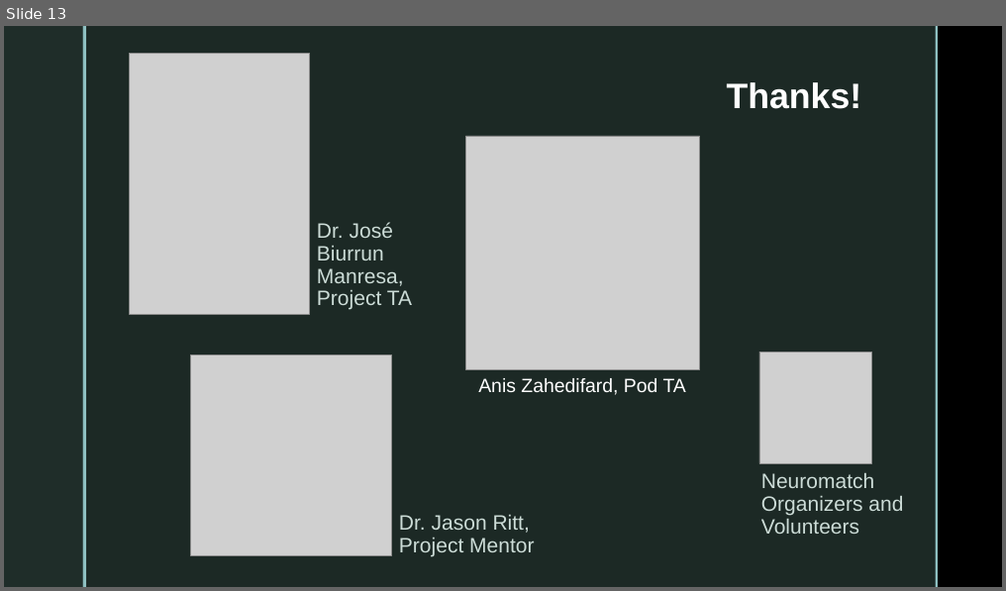
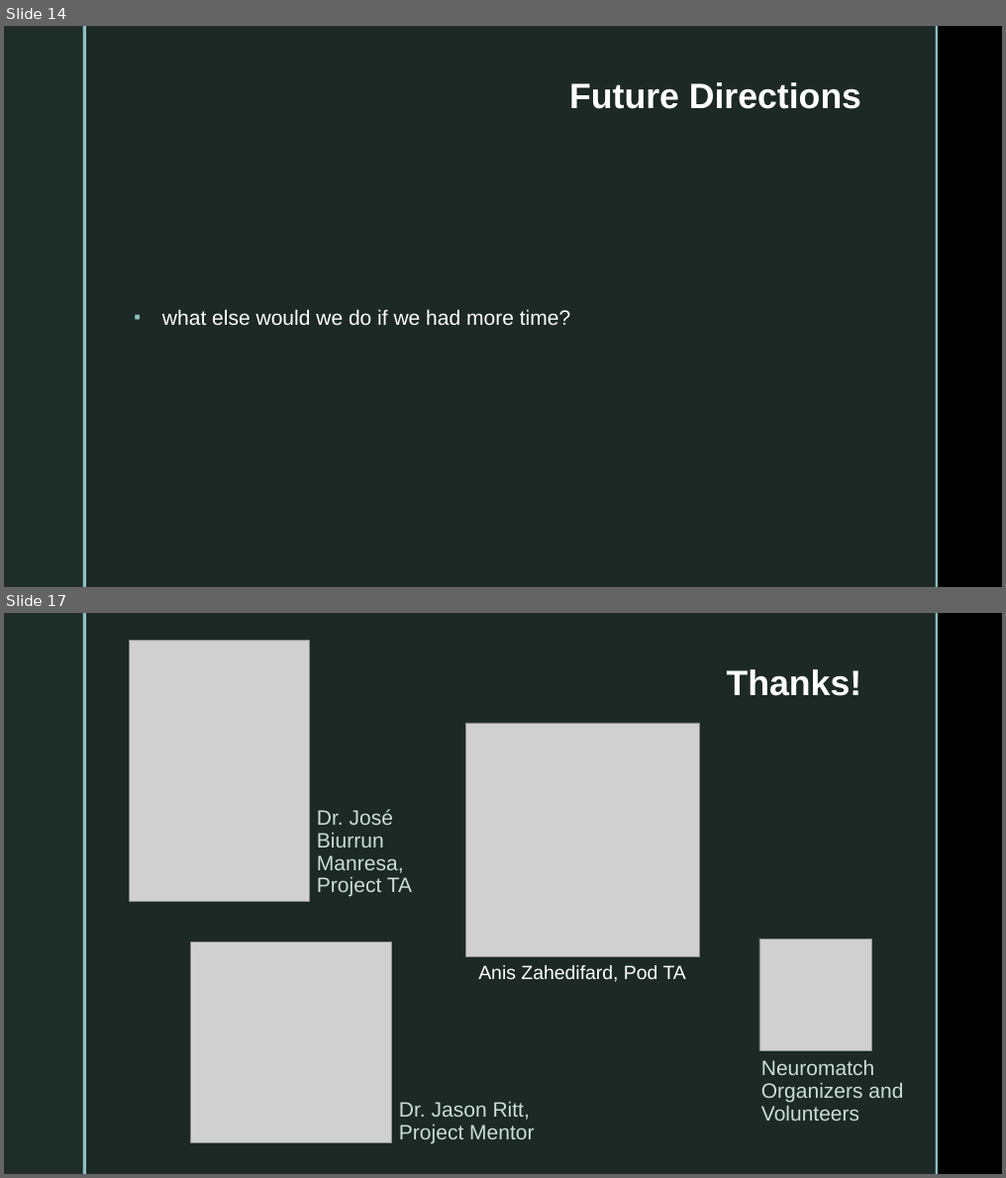
Before and after one commit to jessb0t/motorImagery, a slide deck: presentation.pptx. Shown one above the other, each under a label of ours: slide 13 before the commit, slides 14 and 17 after it; the slides between them are not shown. The pictures are 1006x591 and 1006x1178 pixels, drawn with LibreOffice and Linux fonts; fonts in the diff are those of the drawing; grey boxes stand for pictures; background and template pictures are left out. Boxes give left, top, right and bottom in pixels: in the first picture for what was removed or moved away, otherwise in the second. Text is boxed around its words. In the diff, an @@ line names an element or a change of style, - is before the commit and + after.

```diff
--- a/presentation.pptx
+++ b/presentation.pptx
@@ slide 14 added at [4,26,1002,587], background picture (left out); not listed: 4 template elements that a slide beside it also shows @@
@@ title added at [569,82,861,109], 34 pt, text #FFFFFF, bold @@
+Future Directions
@@ text added at [162,309,570,326], 20 pt, text #FFFFFF @@
+▪ what else would we do if we had more time?
@@ what was slide 13 is now slide 17 @@
```
Also in this commit, not shown: 6 slides changed, 4 other slides added, 1 slide removed, 3 other files.
